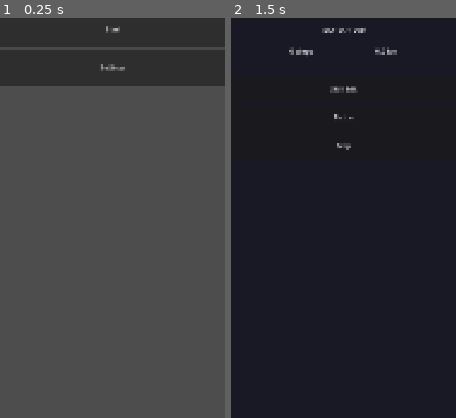
Above: before the commit, frames 1-2 (left to right).
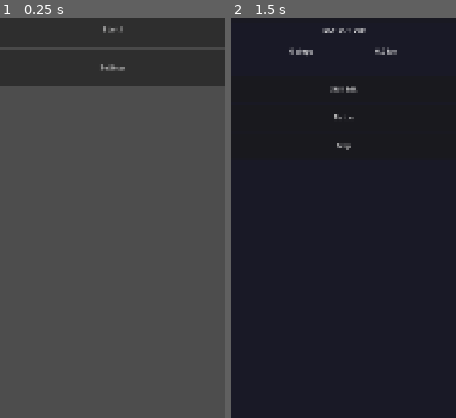
Above: after the commit, the same moments.

Repository: toriumi0118/run-walk-breed
Game: Godot game, scene res://src/scenes/ui/main_menu.tscn
Same seed, same stepped clock (60 frames per second), same inputs: the game is played once before the commit and once after it.
Inputs:
- Up to frame 1 (0.25 s): no input
- Up to frame 2 (1.5 s): click "Settings" at 0.5 s; click "Start" (after the commit: "Start!!") at 1.25 s
The pictures show only the part of the screen within x 25-75%, y 50-100%; the shares and areas given below are measured in that part.

The runs differ from the first frame. In frame 1, less than 0.1% of the frame differs, in the area x 45-55%, y 2-4%; in frame 2, nothing differs.

Commit message:
feat: automate Active Development setup in ios_export.sh
- Add setup_active_dev.rb to auto-configure Xcode project post-export
  (.pck removal, folder reference linking, godot_path in Info.plist)
- Integrate into ios_export.sh so re-export no longer needs manual setup
- Consolidate IOS_BUILD_GUIDE.md: remove manual 4-6 section, add inline note
- Update main_menu.tscn with Godot editor UID changes

Co-Authored-By: Claude Opus 4.6 (1M context) <noreply@anthropic.com>

Diff:
--- a/src/scenes/ui/main_menu.tscn
+++ b/src/scenes/ui/main_menu.tscn
@@ -1,8 +1,8 @@
-[gd_scene load_steps=2 format=3 uid="uid://main_menu"]
+[gd_scene format=3 uid="uid://b63s4tlmc0pa7"]
 
-[ext_resource type="Script" path="res://src/scenes/ui/main_menu.gd" id="1"]
+[ext_resource type="Script" uid="uid://bj4wdmj60ljd7" path="res://src/scenes/ui/main_menu.gd" id="1"]
 
-[node name="MainMenu" type="Control"]
+[node name="MainMenu" type="Control" unique_id=1065778764]
 layout_mode = 3
 anchors_preset = 15
 anchor_right = 1.0
@@ -11,7 +11,7 @@
 grow_vertical = 2
 script = ExtResource("1")
 
-[node name="MarginContainer" type="MarginContainer" parent="."]
+[node name="MarginContainer" type="MarginContainer" parent="." unique_id=550374098]
 layout_mode = 1
 anchors_preset = 15
 anchor_right = 1.0
@@ -23,29 +23,29 @@
 theme_override_constants/margin_right = 40
 theme_override_constants/margin_bottom = 40
 
-[node name="VBoxContainer" type="VBoxContainer" parent="MarginContainer"]
+[node name="VBoxContainer" type="VBoxContainer" parent="MarginContainer" unique_id=1197338854]
 layout_mode = 2
 alignment = 1
 
-[node name="Title" type="Label" parent="MarginContainer/VBoxContainer"]
+[node name="Title" type="Label" parent="MarginContainer/VBoxContainer" unique_id=1557286751]
 unique_name_in_owner = true
 layout_mode = 2
 text = "Run Walk Breed"
 horizontal_alignment = 1
 vertical_alignment = 1
 
-[node name="Spacer" type="Control" parent="MarginContainer/VBoxContainer"]
+[node name="Spacer" type="Control" parent="MarginContainer/VBoxContainer" unique_id=448200472]
+custom_minimum_size = Vector2(0, 100)
 layout_mode = 2
-custom_minimum_size = Vector2(0, 100)
 
-[node name="StartButton" type="Button" parent="MarginContainer/VBoxContainer"]
+[node name="StartButton" type="Button" parent="MarginContainer/VBoxContainer" unique_id=1293335719]
 unique_name_in_owner = true
+custom_minimum_size = Vector2(0, 88)
 layout_mode = 2
+text = "Start!!"
+
+[node name="SettingsButton" type="Button" parent="MarginContainer/VBoxContainer" unique_id=1146134536]
+unique_name_in_owner = true
 custom_minimum_size = Vector2(0, 88)
-text = "Start"
-
-[node name="SettingsButton" type="Button" parent="MarginContainer/VBoxContainer"]
-unique_name_in_owner = true
 layout_mode = 2
-custom_minimum_size = Vector2(0, 88)
 text = "Settings"
Not shown, changed: docs/IOS_BUILD_GUIDE.md
Not shown, changed: scripts/ios_export.sh
Not shown, added: scripts/setup_active_dev.rb
